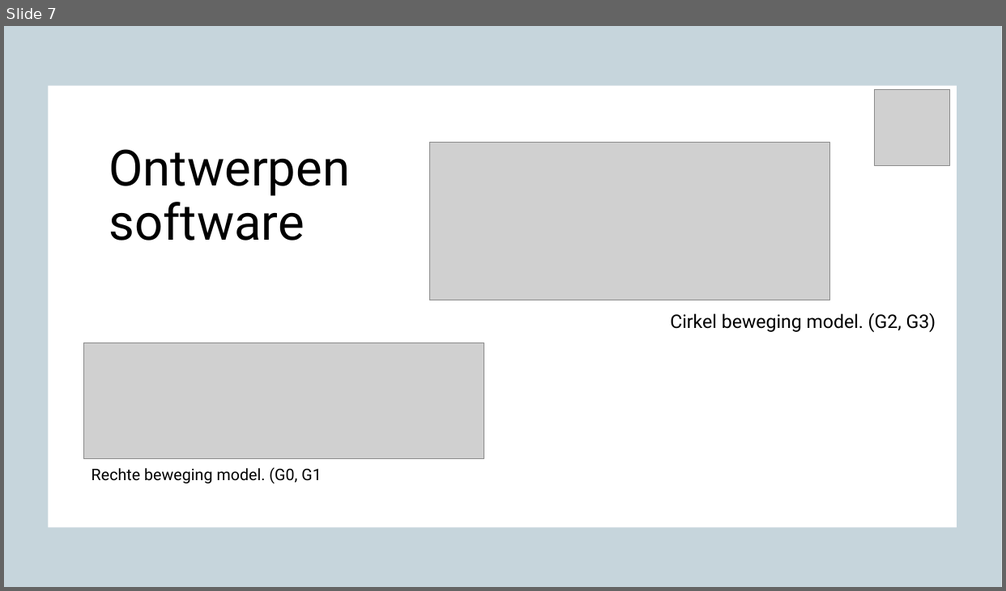
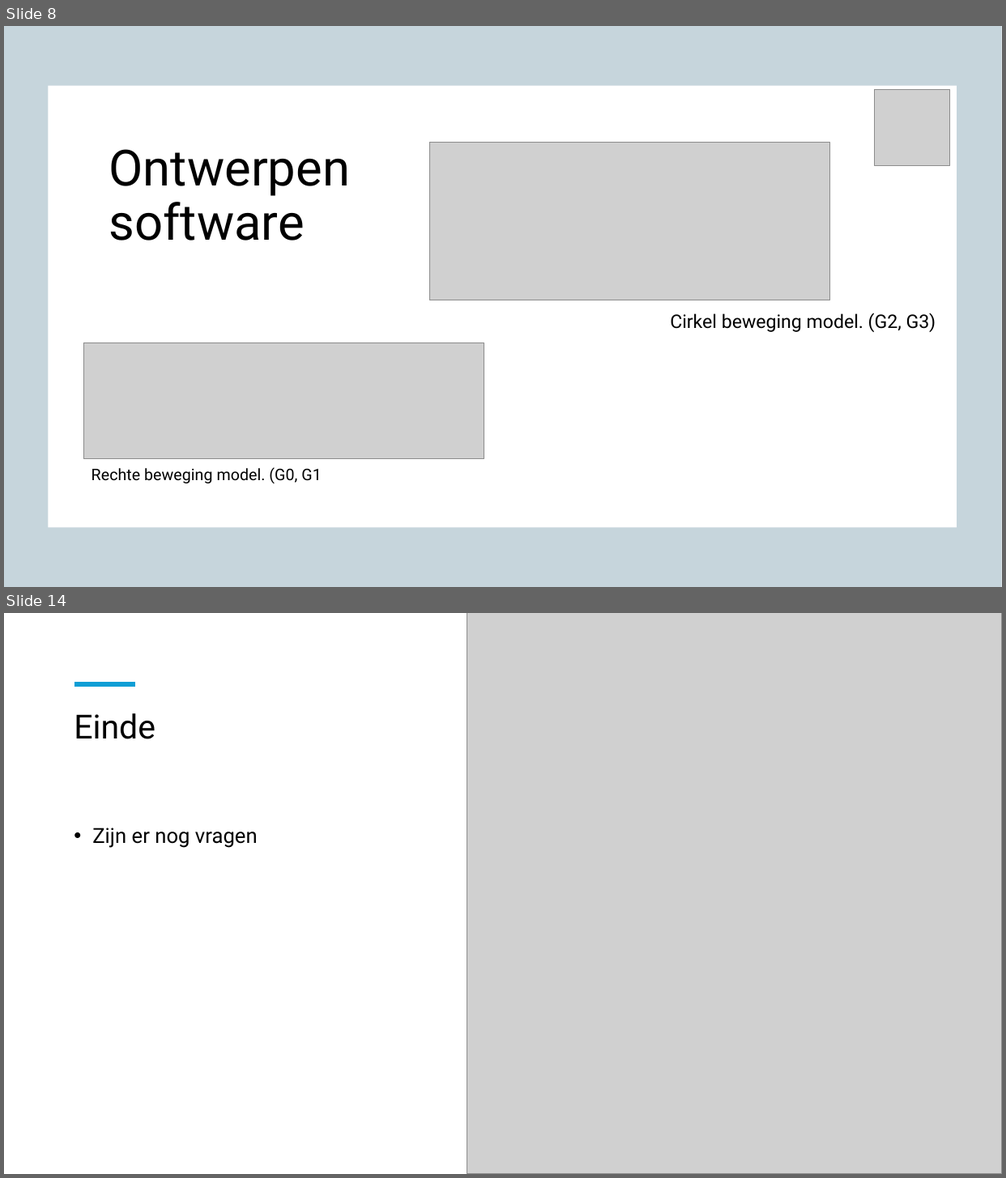
Before and after one commit to OlafGoud/Freesbank, a slide deck: documentatie/Presentaties/95presentatie.pptx. Shown one above the other, each under a label of ours: slide 7 before the commit, slides 8 and 14 after it; the slides between them are not shown. The pictures are 1006x591 and 1006x1178 pixels, drawn with LibreOffice and Linux fonts; fonts in the diff are those of the drawing; grey boxes stand for pictures; background and template pictures are left out. Boxes give left, top, right and bottom in pixels: in the first picture for what was removed or moved away, otherwise in the second. Text is boxed around its words. In the diff, an @@ line names an element or a change of style, - is before the commit and + after.

```diff
--- a/documentatie/Presentaties/95presentatie.pptx
+++ b/documentatie/Presentaties/95presentatie.pptx
@@ slide 14 added at (4,613,1002,1174), background #FFFFFF @@
@@ picture added at (467,613,1002,1174) @@
@@ line added from (75, 684) to (135, 684), #0F9ED5 4.5 pt @@
@@ title added at (74,713,155,739), 32 pt, text #000000 @@
+Einde
@@ text added at (92,828,258,848), 20 pt, text #000000 @@
+• Zijn er nog vragen
@@ what was slide 7 is now slide 8 @@
```
Also in this commit, not shown: 3 slides changed, 9 other slides added, 5 slides removed, 5 other files.
